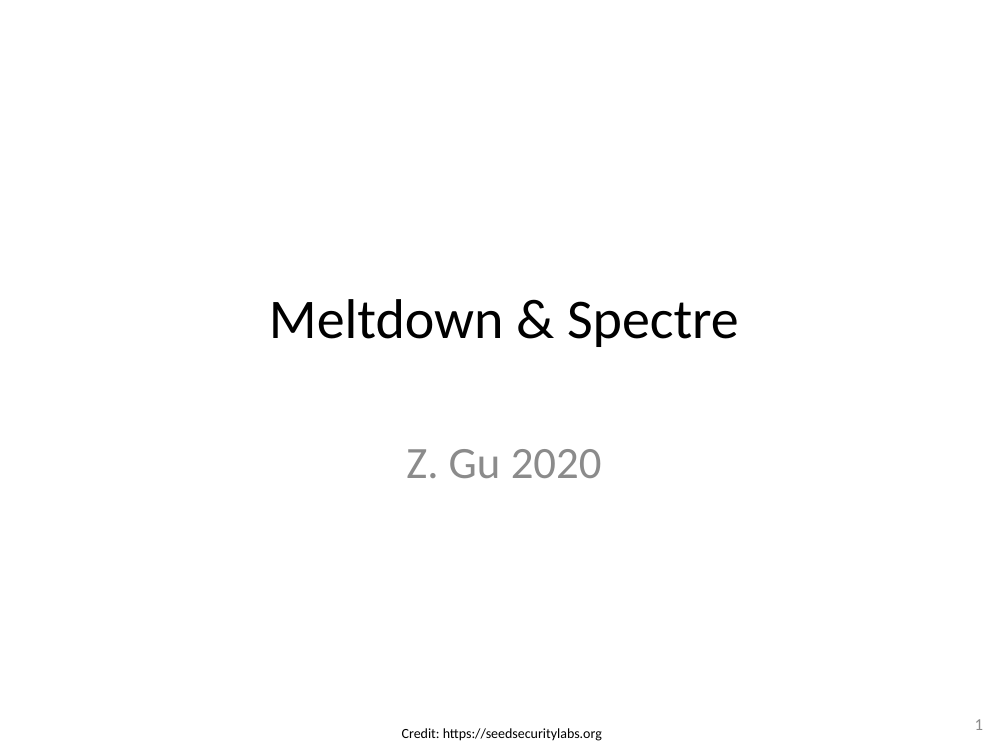
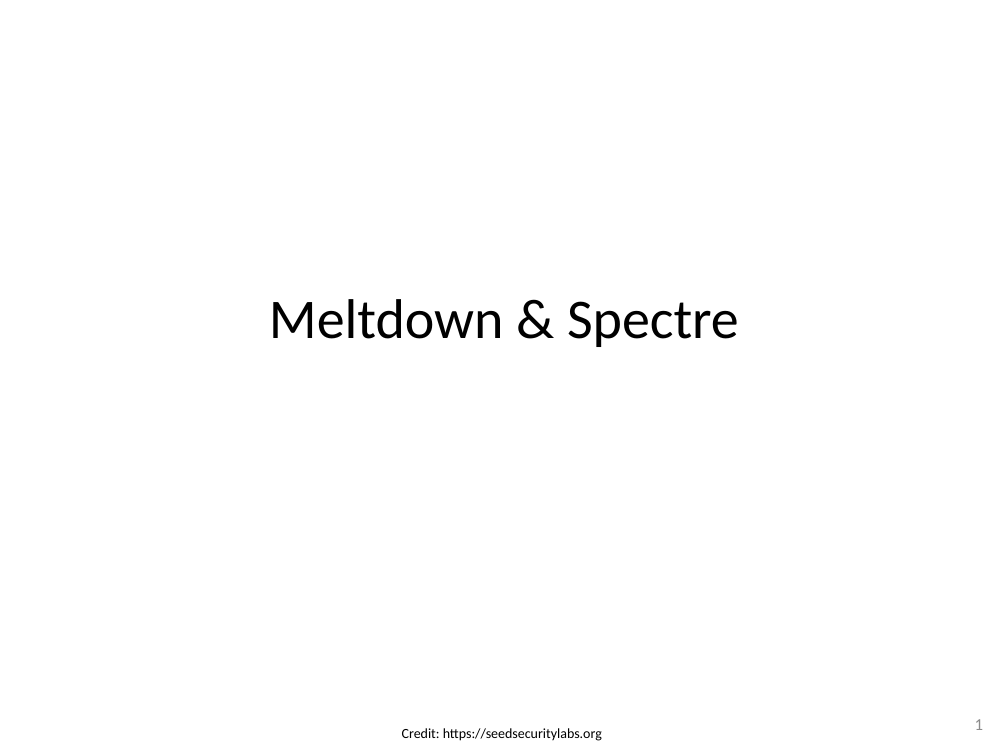
Before and after one commit to gulaoshi/gu.github.io, a slide deck: slide 1 of InfoSec/PPTs/Labs/Lab5-6-Meltdown&Spectre.pptx. Drawn at 1008x756 pixels with LibreOffice and Linux fonts; fonts in the diff are those of the drawing. Boxes give left, top, right and bottom in pixels: in the first picture for what was removed or moved away, otherwise in the second. Text is boxed around its words. In the diff, an @@ line names an element or a change of style, - is before the commit and + after.

```diff
--- a/InfoSec/PPTs/Labs/Lab5-6-Meltdown&Spectre.pptx
+++ b/InfoSec/PPTs/Labs/Lab5-6-Meltdown&Spectre.pptx
@@ subtitle removed at (406, 449, 602, 478) @@
-Z. Gu 2020
```
Also in this commit, not shown: 3 other slides changed, 14 other files.
